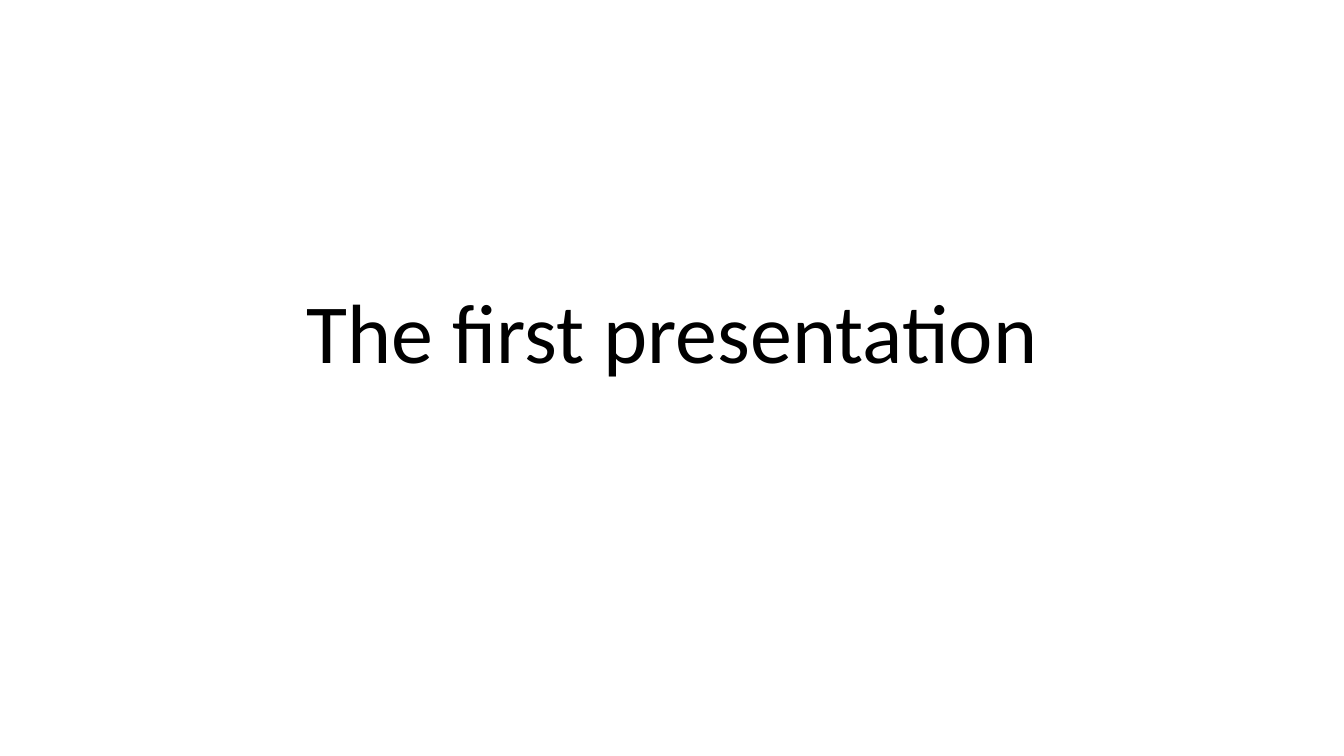
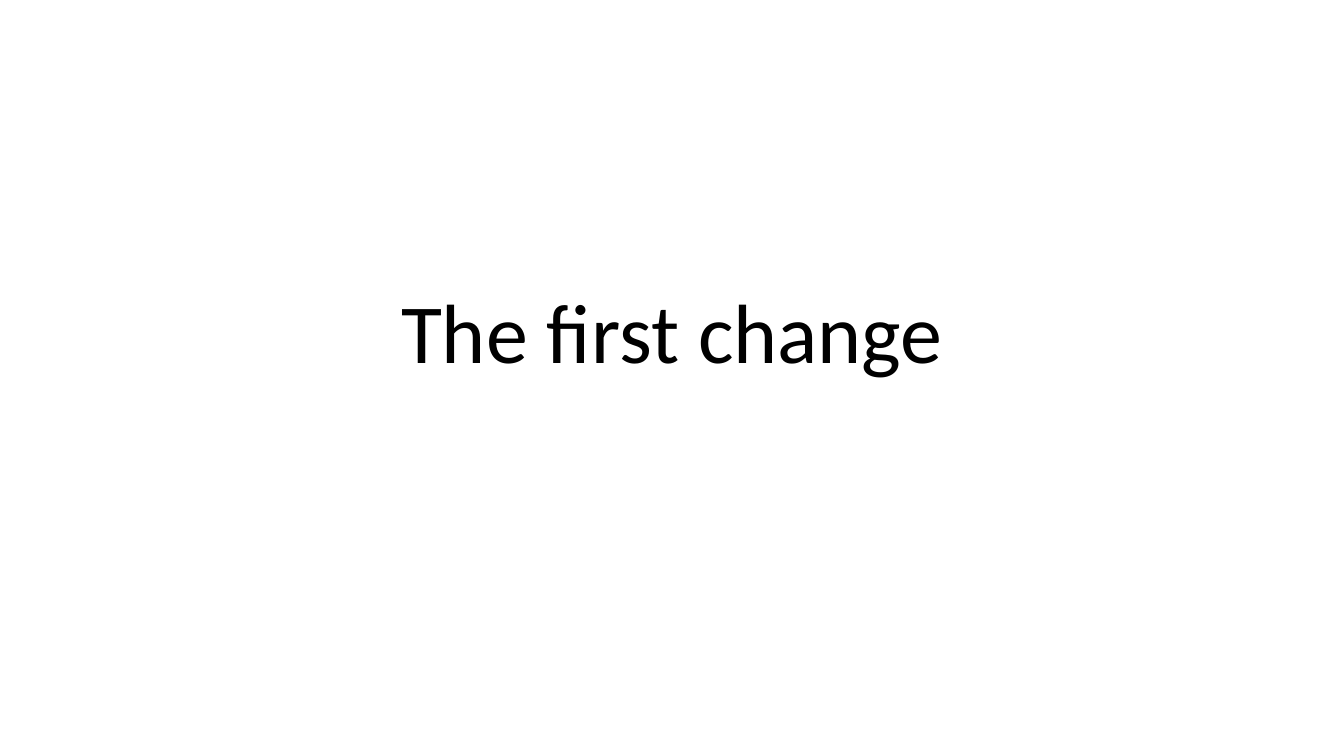
Before and after one commit to tkeena/GitTester, a slide deck: slide 1 of testPP.odp. Drawn at 1344x756 pixels with LibreOffice and Linux fonts; fonts in the diff are those of the drawing. Boxes give left, top, right and bottom in pixels: in the first picture for what was removed or moved away, otherwise in the second. Text is boxed around its words. In the diff, an @@ line names an element or a change of style, - is before the commit and + after.

```diff
--- a/testPP.odp
+++ b/testPP.odp
@@ title at [401,304,942,378]: text changed @@
-The first presentation
+The first change
```
Also in this commit, not shown: 1 other slide changed.
